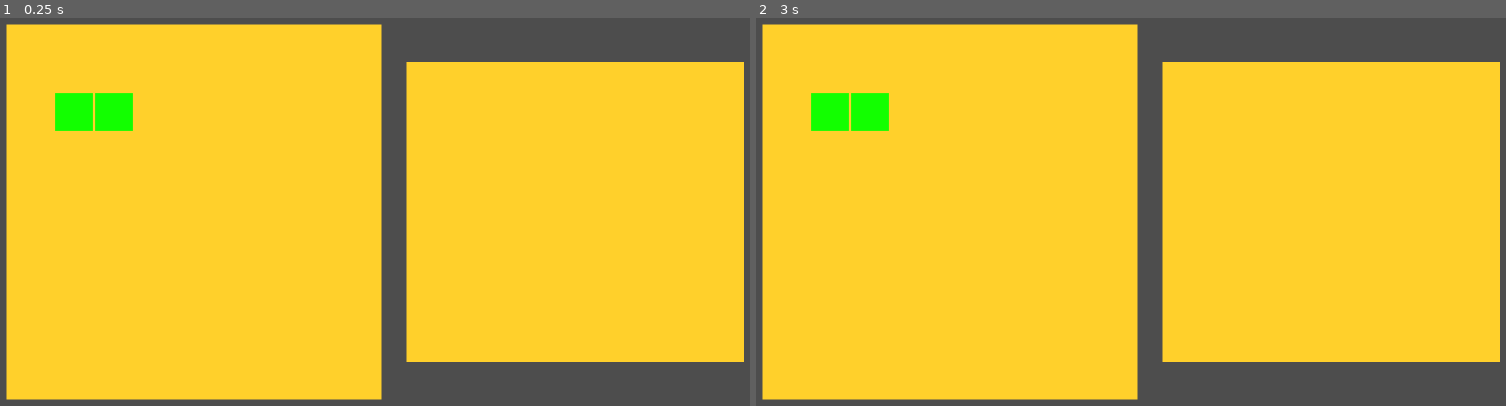
Above: before the commit, frames 1-2 (left to right).
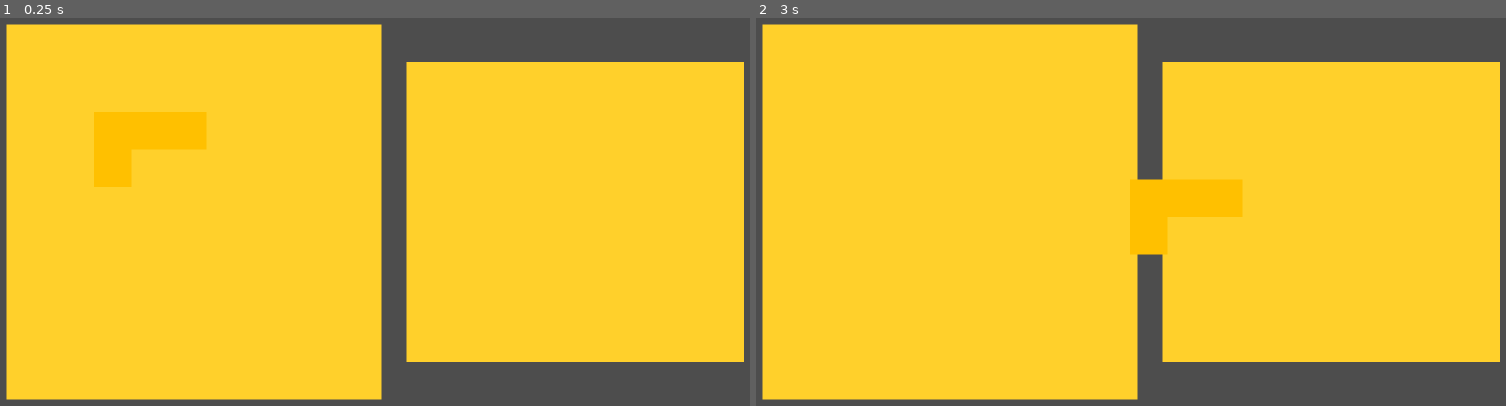
Above: after the commit, the same moments.

Repository: mDuo13/ld54
Game: Godot game, scene res://Scenes/PlayGame.tscn
Same seed, same stepped clock (60 frames per second), same inputs: the game is played once before the commit and once after it.
Inputs (mouse positions are in pixels of both pictures, inside the frame that each line leads up to):
- Up to frame 1 (0.25 s): no input
- Up to frame 2 (3 s): tap Enter at 0.5, 2 s; move the mouse to (1086, 301) at 0.52 s; press the mouse at (1086, 301) at 0.53 s; tap Space at 1.25, 2.75 s; move the mouse to (1363, 277) at 1.27 s; release the mouse at (1363, 277) at 1.28 s; click (1363, 277) at 1.35 s; move the mouse to (883, 146) at 2.02 s; press the mouse at (883, 146) at 2.03 s; move the mouse to (1168, 212) at 2.77 s; release the mouse at (1168, 212) at 2.78 s; click (1168, 212) at 2.85 s

The runs differ from the first frame. In frame 1, 2.7% of the frame differs, in the area x 7-28%, y 19-44%; in frame 2, 2.9%, in the area x 7-65%, y 19-62%.

Commit message:
piece movement with CharacterBody2D

Diff:
--- a/Scenes/Piece.tscn
+++ b/Scenes/Piece.tscn
@@ -1,12 +1,14 @@
-[gd_scene load_steps=2 format=3 uid="uid://c8ct35hekt7nb"]
+[gd_scene load_steps=3 format=3 uid="uid://c8ct35hekt7nb"]
 
-[ext_resource type="Script" path="res://Scripts/pieces.gd" id="1_kydy4"]
+[ext_resource type="Script" path="res://Scripts/piece.gd" id="1_wsu13"]
+[ext_resource type="Texture2D" uid="uid://d33xnwoinj2ew" path="res://Assets/2_Piece.png" id="1_x6ncf"]
 
-[node name="Piece" type="GridContainer"]
-anchors_preset = 15
-anchor_right = 1.0
-anchor_bottom = 1.0
-grow_horizontal = 2
-grow_vertical = 2
-columns = 4
-script = ExtResource("1_kydy4")
+[node name="Piece" type="CharacterBody2D"]
+input_pickable = true
+script = ExtResource("1_wsu13")
+
+[node name="Sprite2D" type="Sprite2D" parent="."]
+texture = ExtResource("1_x6ncf")
+centered = false
+
+[node name="CollisionPolygon2D" type="CollisionPolygon2D" parent="."]
--- /dev/null
+++ b/Scripts/piece.gd
@@ -0,0 +1,170 @@
+extends CharacterBody2D
+
+var pieces = {
+	"2" : {
+		"image" : preload("res://Assets/2_Piece.png"),
+		"vertices" : [
+			Vector2(0, 0),
+			Vector2(120, 0),
+			Vector2(120, 60),
+			Vector2(0, 60)
+		],
+		"cells" : [
+			1, 1
+		],
+		"type" : "basic"
+	},
+	"3" : {
+		"image" : preload("res://Assets/3_Piece.png"),
+		"vertices" : [
+			Vector2(0, 0),
+			Vector2(120, 0),
+			Vector2(120, 120),
+			Vector2(60, 120),
+			Vector2(60, 60),
+			Vector2(0, 60)
+		],
+		"cells" : [
+			1, 1, 0, 0,
+			1, 0, 0, 0
+		],
+		"type" : "basic"
+	},
+	"L" : {
+		"image" : preload("res://Assets/L_Piece.png"),
+		"vertices" : [
+			Vector2(0, 0),
+			Vector2(180, 0),
+			Vector2(180, 60),
+			Vector2(60, 60),
+			Vector2(60, 120),
+			Vector2(0, 120)
+		],
+		"cells" : [
+			1, 1, 1, 0,
+			1, 0, 0, 0
+		],
+		"type" : "advanced"
+	},
+	"J" : {
+		"image" : preload("res://Assets/J_Piece.png"),
+		"vertices" : [
+			Vector2(0, 0),
+			Vector2(180, 0),
+			Vector2(180, 120),
+			Vector2(120, 120),
+			Vector2(120, 60),
+			Vector2(0, 60)
+		],
+		"cells" : [
+			1, 1, 1, 0,
+			0, 0, 1, 0
+		],
+		"type" : "advanced"
+	},
+	"T" : {
+		"image" : preload("res://Assets/T_Piece.png"),
+		"vertices" : [
+			Vector2(0, 0),
+			Vector2(180, 0),
+			Vector2(180, 60),
+			Vector2(120, 60),
+			Vector2(120, 120),
+			Vector2(60, 120),
+			Vector2(60, 60),
+			Vector2(0, 60)
+		],
+		"cells" : [
+			1, 1, 1, 0,
+			0, 1, 0, 0
+		],
+		"type" : "advanced"
+	},
+	"S" : {
+		"image" : preload("res://Assets/S_Piece.png"),
+		"vertices" : [
+			Vector2(60, 0),
+			Vector2(180, 0),
+			Vector2(180, 60),
+			Vector2(120, 60),
+			Vector2(120, 120),
+			Vector2(0, 120),
+			Vector2(0, 60)
+		],
+		"cells" : [
+			0, 1, 1, 0,
+			1, 1, 0, 0
+		],
+		"type" : "advanced"
+	},
+	"Z" : {
+		"image" : preload("res://Assets/Z_Piece.png"),
+		"vertices" : [
+			Vector2(0, 0),
+			Vector2(120, 0),
+			Vector2(120, 60),
+			Vector2(180, 60),
+			Vector2(180, 120),
+			Vector2(60, 120),
+			Vector2(60, 60),
+			Vector2(0, 60)
+		],
+		"cells" : [
+			1, 1, 0, 0,
+			0, 1, 1, 0
+		],
+		"type" : "advanced"
+	},
+	"I" : {
+		"image" : preload("res://Assets/I_Piece.png"),
+		"vertices" : [
+			Vector2(0, 0),
+			Vector2(180, 0),
+			Vector2(180, 60),
+			Vector2(0, 60)
+		],
+		"cells" : [
+			1, 1, 1, 1,
+			0, 0, 0, 0
+		],
+		"type" : "advanced"
+	},
+	"O" : {
+		"image" : preload("res://Assets/O_Piece.png"),
+		"vertices" : [
+			Vector2(0, 0),
+			Vector2(120, 0),
+			Vector2(120, 120),
+			Vector2(0, 120)
+		],
+		"cells" : [
+			1, 1, 0, 0,
+			1, 1, 0, 0
+		],
+		"type" : "advanced"
+	}
+}
+
+var mouse_over = false
+var dragging = false
+var offset = Vector2(0, 0)
+
+func _ready():
+	var piece = pieces[pieces.keys()[randi() % pieces.size()]]
+	get_node("Sprite2D").texture = piece["image"]
+	get_node("CollisionPolygon2D").polygon = piece["vertices"]
+
+func _process(delta):
+	if (mouse_over && !dragging && Input.is_action_pressed("select")):
+		offset = to_local(get_viewport().get_mouse_position())
+		dragging = true
+	if (dragging && Input.is_action_pressed("select")):
+		set_position(get_viewport().get_mouse_position() - offset)
+	else:
+		dragging = false
+
+func _mouse_enter():
+	mouse_over = true
+
+func _mouse_exit():
+	mouse_over = false
--- a/Scripts/piece_manager.gd
+++ b/Scripts/piece_manager.gd
@@ -7,8 +7,8 @@
 # Called when the node enters the scene tree for the first time.
 func _ready():
 	var piece_instance = PIECE_SCENE.instantiate()
-	piece_instance.offset_left = 120
-	piece_instance.offset_top = 120
+#	piece_instance.offset_left = 120
+#	piece_instance.offset_top = 120
 	piece_instance.set_position(Vector2(200, 200))
 	add_child(piece_instance)
 	return piece_instance
--- a/Scripts/pieces.gd
+++ /dev/null
@@ -1,83 +0,0 @@
-extends GridContainer
-
-var pieces = {
-	"2" : {
-		"cells" : [
-			1, 1
-		],
-		"type" : "basic"
-	},
-	"3" : {
-		"cells" : [
-			1, 1, 0, 0,
-			1, 0, 0, 0
-		],
-		"type" : "basic"
-	},
-	"L" : {
-		"cells" : [
-			1, 1, 1, 0,
-			1, 0, 0, 0
-		],
-		"type" : "advanced"
-	},
-	"J" : {
-		"cells" : [
-			1, 1, 1, 0,
-			0, 0, 1, 0
-		],
-		"type" : "advanced"
-	},
-	"T" : {
-		"cells" : [
-			1, 1, 1, 0,
-			0, 1, 0, 0
-		],
-		"type" : "advanced"
-	},
-	"S" : {
-		"cells" : [
-			0, 1, 1, 0,
-			1, 1, 0, 0
-		],
-		"type" : "advanced"
-	},
-	"Z" : {
-		"cells" : [
-			1, 1, 0, 0,
-			0, 1, 1, 0
-		],
-		"type" : "advanced"
-	},
-	"I" : {
-		"cells" : [
-			1, 1, 1, 1,
-			0, 0, 0, 0
-		],
-		"type" : "advanced"
-	},
-	"O" : {
-		"cells" : [
-			1, 1, 0, 0,
-			1, 1, 0, 0
-		],
-		"type" : "advanced"
-	}
-}
-
-# Called when the node enters the scene tree for the first time.
-func _ready():
-	var piece = pieces[pieces.keys()[randi() % pieces.size()]]
-
-	for type in piece["cells"]:
-		print("running")
-		var block = TextureRect.new()
-		block.texture = load("res://Assets/Active.png")
-		if type == 0:
-			block.modulate.a = 0
-		add_child(block)
-#
-#
-## Called every frame. 'delta' is the elapsed time since the previous frame.
-#func _process(delta):
-#	pass
--- a/Scripts/tile_setup.gd
+++ /dev/null
@@ -1,17 +0,0 @@
-
-@tool
-extends ColorRect
-
-@export var dark = false :
-	set(v):
-		dark = v
-		color = Color.DARK_GOLDENROD if dark else Color.GOLD
-
-# Called when the node enters the scene tree for the first time.
-# func _ready():
-#	pass # Replace with function body.
-
-
-# Called every frame. 'delta' is the elapsed time since the previous frame.
-# func _process(delta):
-#	pass
--- a/project.godot
+++ b/project.godot
@@ -19,3 +19,11 @@
 
 window/size/viewport_width=1280
 window/size/viewport_height=720
+
+[input]
+
+select={
+"deadzone": 0.5,
+"events": [Object(InputEventMouseButton,"resource_local_to_scene":false,"resource_name":"","device":-1,"window_id":0,"alt_pressed":false,"shift_pressed":false,"ctrl_pressed":false,"meta_pressed":false,"button_mask":0,"position":Vector2(0, 0),"global_position":Vector2(0, 0),"factor":1.0,"button_index":1,"canceled":false,"pressed":false,"double_click":false,"script":null)
+]
+}
Binary file added: Assets/2_Piece.png
Not shown, added: Assets/2_Piece.png.import
Binary file added: Assets/3_Piece.png
Not shown, added: Assets/3_Piece.png.import
Binary file added: Assets/I_Piece.png
Not shown, added: Assets/I_Piece.png.import
Binary file added: Assets/J_Piece.png
Not shown, added: Assets/J_Piece.png.import
Binary file added: Assets/L_Piece.png
Not shown, added: Assets/L_Piece.png.import
Binary file added: Assets/O_Piece.png
Not shown, added: Assets/O_Piece.png.import
(and 8 more such lines)
